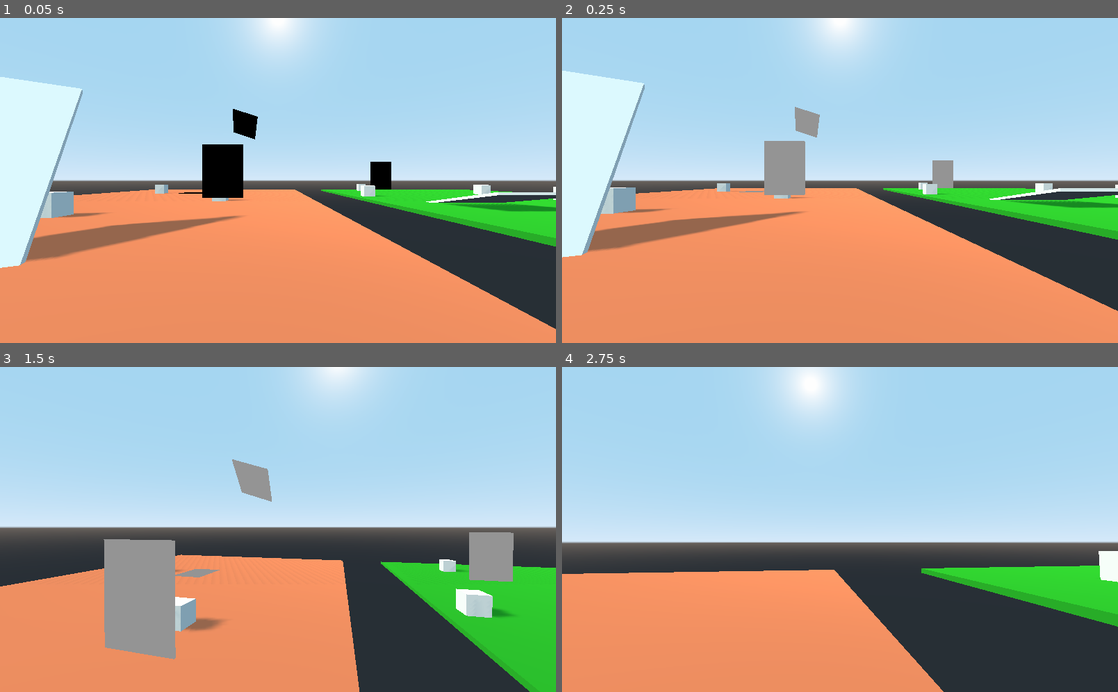
Above: before the commit, frames 1-4 (two rows, left to right).
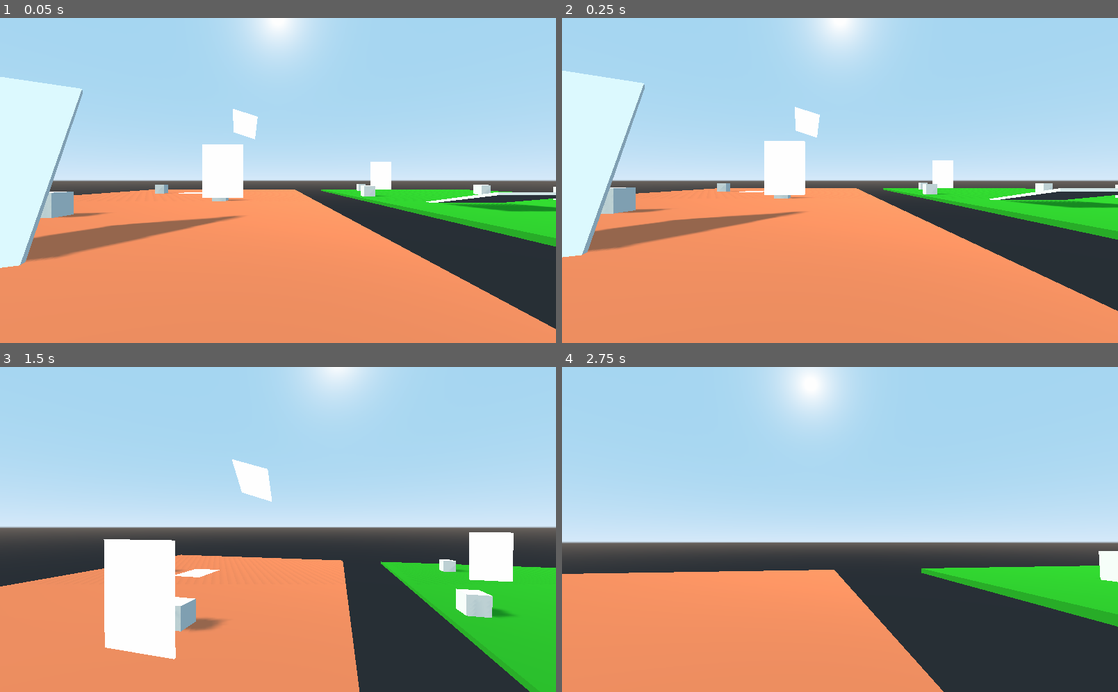
Above: after the commit, the same moments.

Repository: greenrazer/portals-godot
Game: Godot game, scene res://Levels/Portals.tscn
Same seed, same stepped clock (60 frames per second), same inputs: the game is played once before the commit and once after it. The project has no main scene, so this scene is started directly.
Inputs (mouse positions are in pixels of both pictures, inside the frame that each line leads up to):
- Up to frame 1 (0.05 s): no input
- Up to frame 2 (0.25 s): no input
- Up to frame 3 (1.5 s): tap Enter at 0.5 s; move the mouse to (305, 529) at 0.52 s; hold W (move_up) from 0.53 s (still down); click (305, 529) at 0.6 s; tap Space (jump) at 0.77 s; move the mouse to (250, 529) at 1.27 s; tap Shift (sprint) at 1.35 s
- Up to frame 4 (2.75 s): keep holding W (move_up); tap Space (jump) at 1.52 s; move the mouse to (851, 523) at 2.02 s; click (851, 523) at 2.1 s

The runs differ from the first frame. In frame 1, 1.8% of the frame differs, in the area x 32-71%, y 27-56%; in frame 2, 1.9%; in frame 3, 6.3%, in the area x 18-93%, y 28-90%; in frame 4, nothing differs.
Error after the commit: Parse Error: Variable "trans" already defined in the scope (at line 34). (res://scripts/portal.gd:41)

Commit message:
something that might work in the future

Diff:
--- a/scripts/portal.gd
+++ b/scripts/portal.gd
@@ -1,6 +1,7 @@
 extends Spatial
 
 const NEAR_CLIPPING_PLANE_OFFSET = 1
+const RECURSIONS = 3
 
 var player_cam
 var linked_portal
@@ -18,15 +19,38 @@
 	travelers_to_me = []
 	intersecting_static_bodies = []
 
+func render():
+	var texA = $Viewport.get_texture()
+	var matA = $Shape/Outside.material_override
+	matA.set_shader_param("texture_albedo", texA)
+	$Viewport.size = get_viewport().size
+
 func set_linked_portal(linked):
 	linked_portal = linked
 
 func update_portal_view():
-	var linked_trans = linked_portal.global_transform * global_transform.inverse() * player_cam.global_transform
-	var camera_to_linked_portal_dist = (player_cam.global_transform.origin - global_transform.origin).length()
-	$Viewport/Camera.set_global_transform(linked_trans)
-	$Viewport/Camera.set_znear(clamp(camera_to_linked_portal_dist - NEAR_CLIPPING_PLANE_OFFSET,0.01,INF))
-	$Viewport.size = get_viewport().size
+
+	var portal_trans = linked_portal.global_transform * global_transform.inverse()
+	var trans = player_cam.global_transform
+	var transformations = []
+
+	for i in range(RECURSIONS):
+		trans = portal_trans * trans
+		transformations.push_front(trans)
+
+	for trans in transformations:
+		var camera_to_linked_portal_dist = (player_cam.global_transform.origin - global_transform.origin).length()
+		$Viewport/Camera.set_global_transform(trans)
+#		$Viewport/Camera.set_znear(clamp(camera_to_linked_portal_dist - NEAR_CLIPPING_PLANE_OFFSET,0.01,INF))
+		render()
+
+
+
+#	var linked_trans = linked_portal.global_transform * global_transform.inverse() * player_cam.global_transform
+#	var camera_to_linked_portal_dist = (player_cam.global_transform.origin - global_transform.origin).length()
+#	$Viewport/Camera.set_global_transform(linked_trans)
+#	$Viewport/Camera.set_znear(clamp(camera_to_linked_portal_dist - NEAR_CLIPPING_PLANE_OFFSET,0.01,INF))
+#	$Viewport.size = get_viewport().size
 
 func teleport_travelers():
 	for traveler in travelers_to_me:
